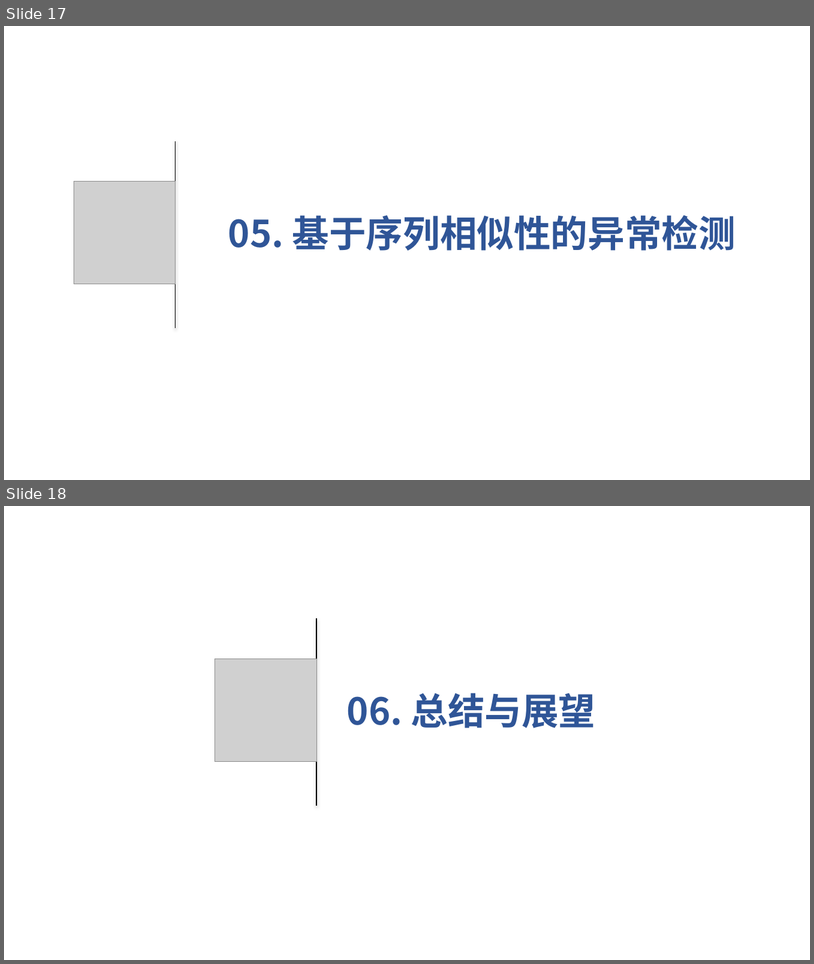
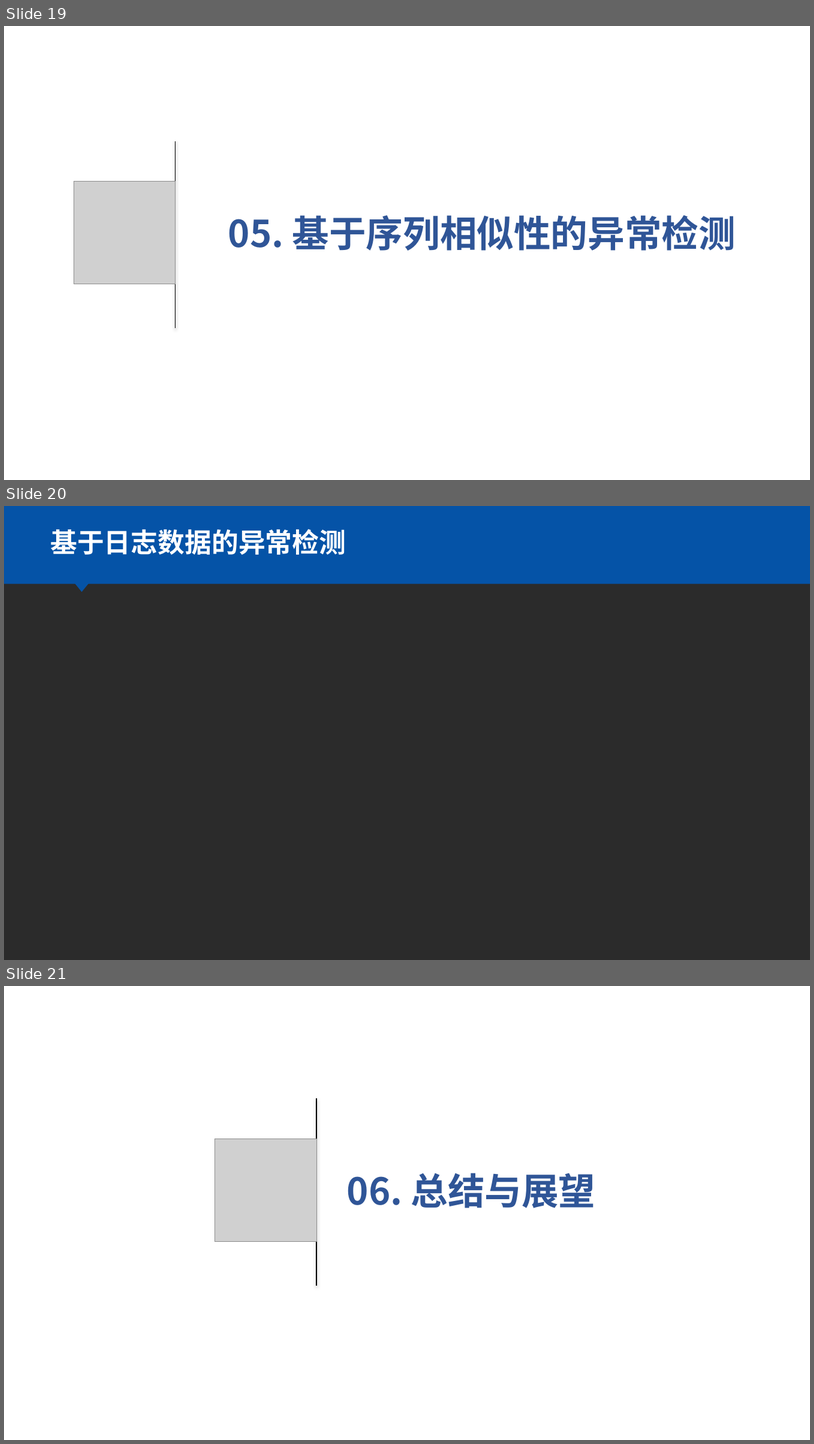
Before and after one commit to huowj/bishe, a slide deck: dabian/毕设.pptx. Shown one above the other, each under a label of ours: slides 17 and 18 before the commit, slides 19, 20 and 21 after it. The pictures are 814x964 and 814x1444 pixels, drawn with LibreOffice and Linux fonts; fonts in the diff are those of the drawing; grey boxes stand for pictures; background and template pictures are left out; a plain dark background stands for a picture behind light text. Boxes give left, top, right and bottom in pixels: in the first picture for what was removed or moved away, otherwise in the second. Text is boxed around its words. In the diff, an @@ line names an element or a change of style, - is before the commit and + after.

```diff
--- a/dabian/毕设.pptx
+++ b/dabian/毕设.pptx
@@ slide 20 added at (4, 506, 810, 960), background picture (left out) @@
@@ rectangle added at (4, 506, 810, 584), fill #0553A7 @@
@@ text added at (50, 529, 346, 555), 32 pt, text #FFFFFF, bold @@
+基于日志数据的异常检测
@@ triangle added at (72, 580, 92, 591), fill #0553A7 @@
@@ what was slide 17 is now slide 19 @@
@@ what was slide 18 is now slide 21 @@
```
Also in this commit, not shown: 5 slides changed, 2 other slides added, 5 other files.
